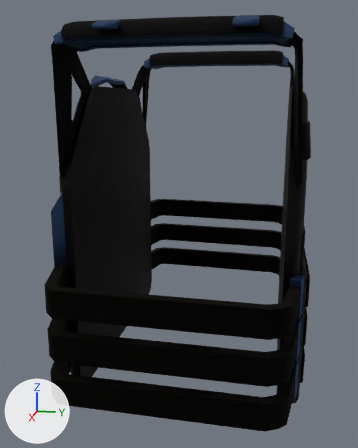
Before and after pictures for a commit that changed the glTF model public/3d/models/jmp-viper-goc.glb.
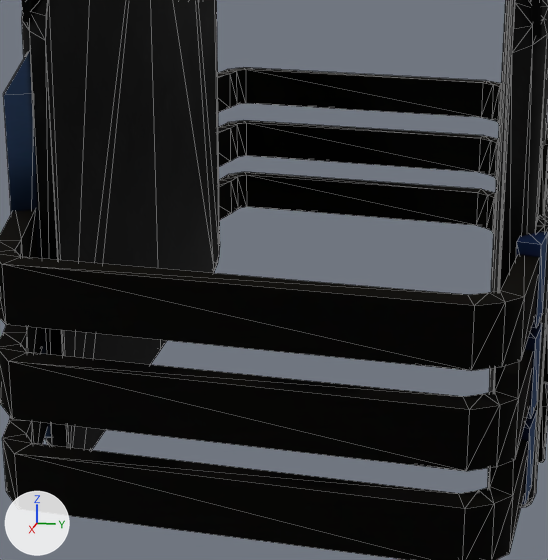
Each version is shown whole from a 50 mm camera at (7.69, 0.45, 3.74) aimed at (4.85, -0.12, 3.02), then close up on the part from 14% to 85% of the width and 37% to 96% of the height. Lighting does not change. The marker at lower left points along +X, +Y and +Z. The older version's two pictures come first. The close-ups show mesh edges as thin lines.

Names of what the first close-up shows: 'BackArmorPlate.003', 'BackWings.003', 'FrontArmorPlate.003', 'FrontBottomExtrusion.003', 'FrontTorsoHoldConnector.003', 'TorsoHold.003' and 3 more.
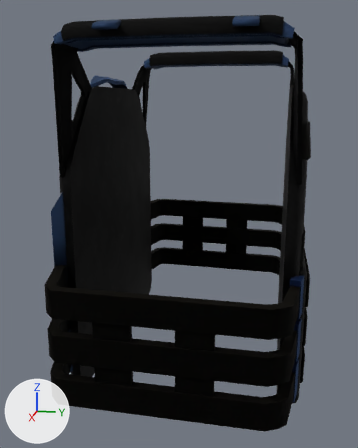
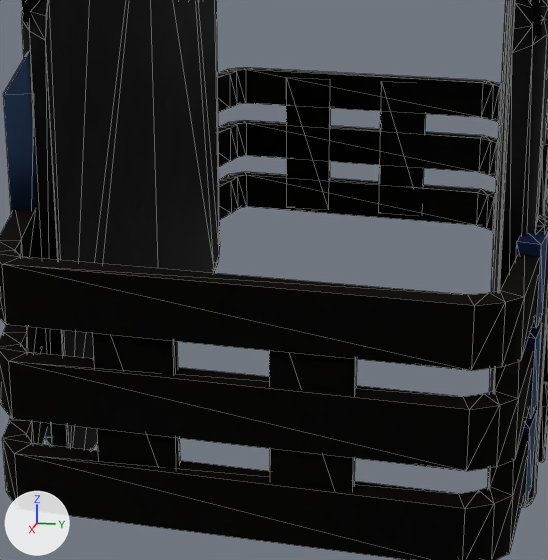
Boxes [x1, y1, x2, y2] around the edits, measured in the close-ups (548 x 560 px):
'TorsoHoldAttachment.003', added
    after: [93, 106, 426, 492]

What changed in the scene script:
```text
Add me_plane_067_1:
    me_plane_067_1.from_pydata(...)  # a box spanning x 5.81..5.84, y -0.3..-0.13, z 2.42..2.93; a box spanning x 5.81..5.84, y 0.06..0.23, z 2.42..2.93; a box spanning x 3.76..3.79, y -0.3..-0.13, z 2.42..2.93; a box spanning x 3.76..3.79, y 0.06..0.23, z 2.42..2.93
    me_plane_067_1.materials.append(mat_goc1jmpviper)
Add ob_torsoholdattachment_003:
    ob_torsoholdattachment_003 = bpy.data.objects.new('TorsoHoldAttachment.003', me_plane_067_1)
    ob_torsoholdattachment_003.location = (0.0, 0.0, 0.0)
```
